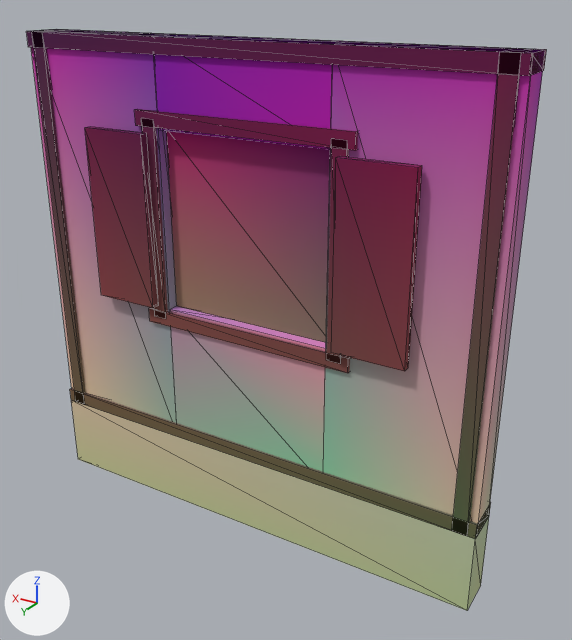
Before and after pictures for a commit that changed the glTF model assets/kit/burg_wall_3m_win.glb.
The view is the same before and after, from a camera (50 mm lens) standing at (-2.41, 3.64, 3.28) and looking at (-0.2, -0.05, 1.44). The lights are fixed; the arrows at lower left show +X, +Y and +Z. The picture after the commit comes second. Mesh edges are drawn as thin lines. Vertices at exactly the same position are counted once.

The first picture shows 'base_course', 'pane', 'plaster', 'timbers'.
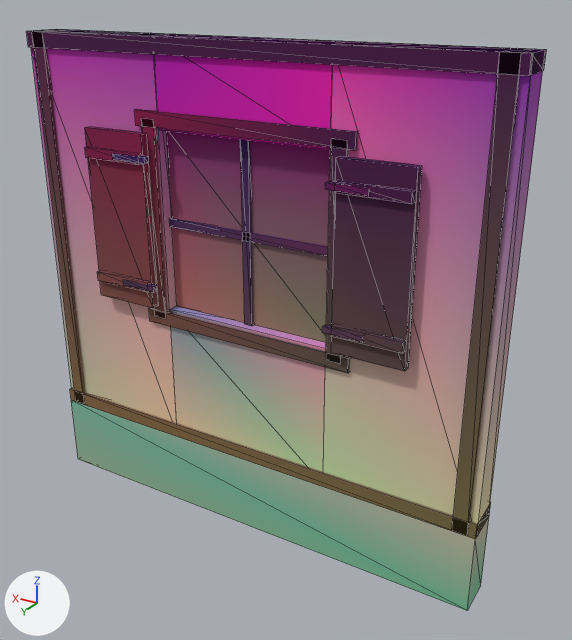
Boxes (x1, y1, x2, y2) around the edits, measured in the pictures (572 x 640 px):
'win_iron', added
    after: (112, 140, 370, 343)
part 1 of me_base_course, recoloured
    both: (71, 401, 465, 610)
part 2 of me_base_course, recoloured
    both: (467, 539, 481, 610)
part 3 of me_base_course, recoloured
    both: (71, 400, 475, 610)
part 4 of me_base_course, recoloured
    both: (476, 534, 486, 583)
part 5 of me_plaster, recoloured
    both: (32, 36, 545, 523)
part 6 of me_timbers, added
    after: (331, 325, 405, 353)
part 7 of me_timbers, added
    after: (97, 271, 150, 292)
part 8 of me_timbers, added (purple)
    after: (335, 180, 415, 204)
part 9 of me_timbers, added
    after: (85, 147, 141, 165)
part 10 of me_timbers, recoloured
    both: (34, 36, 547, 539)
part 11 of me_pane, recoloured
    both: (169, 131, 330, 336)
part 12 of me_pane, recoloured
    both: (166, 131, 326, 337)

Edits to the bpy script that builds the scene:
```text
Add mat_m_iron:
    mat_m_iron = bpy.data.materials.new('M_iron')
    # nodes: BsdfPrincipled, Mix, OutputMaterial, VertexColor
    # colours: grey #696973, mixed with the vertex colours
Change me_base_course:
    where me_base_course.from_pydata(...)  # 8 vertices, 12 faces; spans x -1.5..1.5, y -0.12..0.12, z 0.0..0.5
    used by ob_base_course; location = (0.0, 0.0, 0.0)
    me_base_course part 1: 4 faces centred in x 0.5..1.5, y -0.12..0.12, z 0.17..0.33 are repainted in the vertex colours; the middle colour goes from beige #f2f0bd to green #9ddebd
    me_base_course part 2: 1 face centred in x -1.5, y 0.04, z 0.17 is repainted in the vertex colours; the middle colour goes from green #dbefbd to green #86e0bd
    me_base_course part 3: 2 faces centred in x -0.5, y -0.12..0.12, z 0.33 are repainted in the vertex colours; the middle colour goes from pale green #deeece to cyan #98dfce
    me_base_course part 4: 1 face centred in x -1.5, y -0.04, z 0.33 is repainted in the vertex colours; the middle colour goes from pale green #dbeece to light grey #ddddce
Change me_plaster:
    where me_plaster.from_pydata(...)  # 24 vertices, 48 faces; spans x -1.5..1.5, y -0.1..0.1, z 0.5..3.0
    used by ob_plaster; location = (0.0, 0.0, 0.0)
    me_plaster part 5: 48 faces centred in x -1.5..1.5, y -0.1..0.1, z 0.5..3.0 are repainted in the vertex colours, in many colours
Change me_timbers:
    used by ob_timbers; location = (0.0, 0.0, 0.0)
    remove me_timbers.from_pydata(...)  # 80 vertices, 120 faces; spans x -1.5..1.5, y -0.12..0.17, z 0.5..3.0
    add me_timbers.from_pydata(...)  # 112 vertices, 168 faces; spans x -1.5..1.5, y -0.12..0.19, z 0.5..3.0
    me_timbers part 6: a new loose piece, a box spanning x -1.04..-0.63, y 0.16..0.195, z 1.53..1.59, in mat_m_wood
    me_timbers part 7: a new loose piece, a box spanning x 0.63..1.04, y 0.16..0.195, z 1.53..1.59, in mat_m_wood
    me_timbers part 8: a new loose piece, a box spanning x -1.04..-0.63, y 0.16..0.195, z 2.31..2.37, in mat_m_wood
    me_timbers part 9: a new loose piece, a box spanning x 0.63..1.04, y 0.16..0.195, z 2.31..2.37, in mat_m_wood
    me_timbers part 10: 119 kept faces spanning x -1.5..1.5, y -0.12..0.17, z 0.5..3.0 get new vertex colours
Change me_pane:
    where me_pane.from_pydata(...)  # 8 vertices, 12 faces; spans x -0.55..0.55, y -0.03..0.03, z 1.4..2.5
    used by ob_pane; location = (0.0, 0.0, 0.0)
    me_pane part 11: 6 faces centred in x -0.55..0.55, y -0.03..0.03, z 2.133..2.5 are repainted in the vertex colours; the middle colour goes from purple #b100ce to purple #8600ce
    me_pane part 12: 4 faces centred in x -0.55..0.55, y -0.03..0.03, z 1.767 are repainted in the vertex colours; the middle colour goes from greyish blue #9b93bd to blue #8686bd
Add me_win_iron:
    me_win_iron.from_pydata(...)  # a box spanning x -0.02..0.02, y -0.05..0.05, z 1.4..2.5; a box spanning x -0.55..0.55, y -0.05..0.05, z 1.92..1.97; a box spanning x -0.82..-0.58, y 0.16..0.2, z 1.54..1.58; a box spanning x 0.58..0.82, y 0.16..0.2, z 1.54..1.58; a box spanning x -0.82..-0.58, y 0.16..0.2, z 2.32..2.36; a box spanning x 0.58..0.82, y 0.16..0.2, z 2.32..2.36
    me_win_iron.materials.append(mat_m_iron)
Add ob_win_iron:
    ob_win_iron = bpy.data.objects.new('win_iron', me_win_iron)
    ob_win_iron.location = (0.0, 0.0, 0.0)
```
